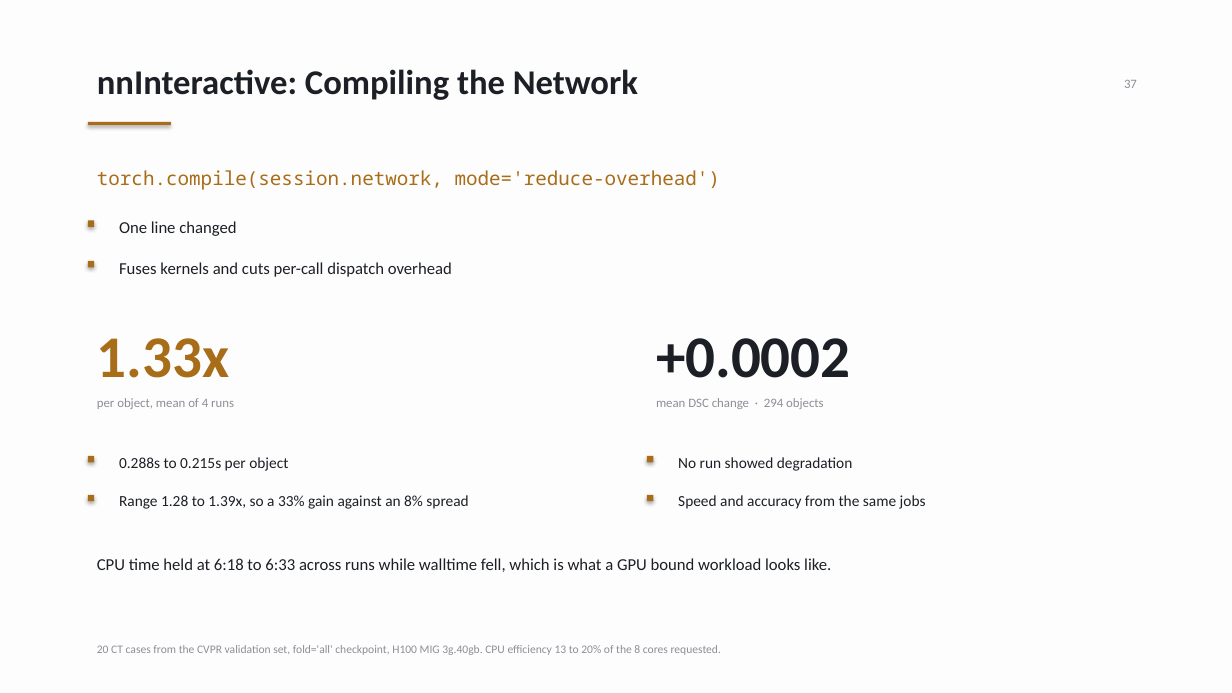
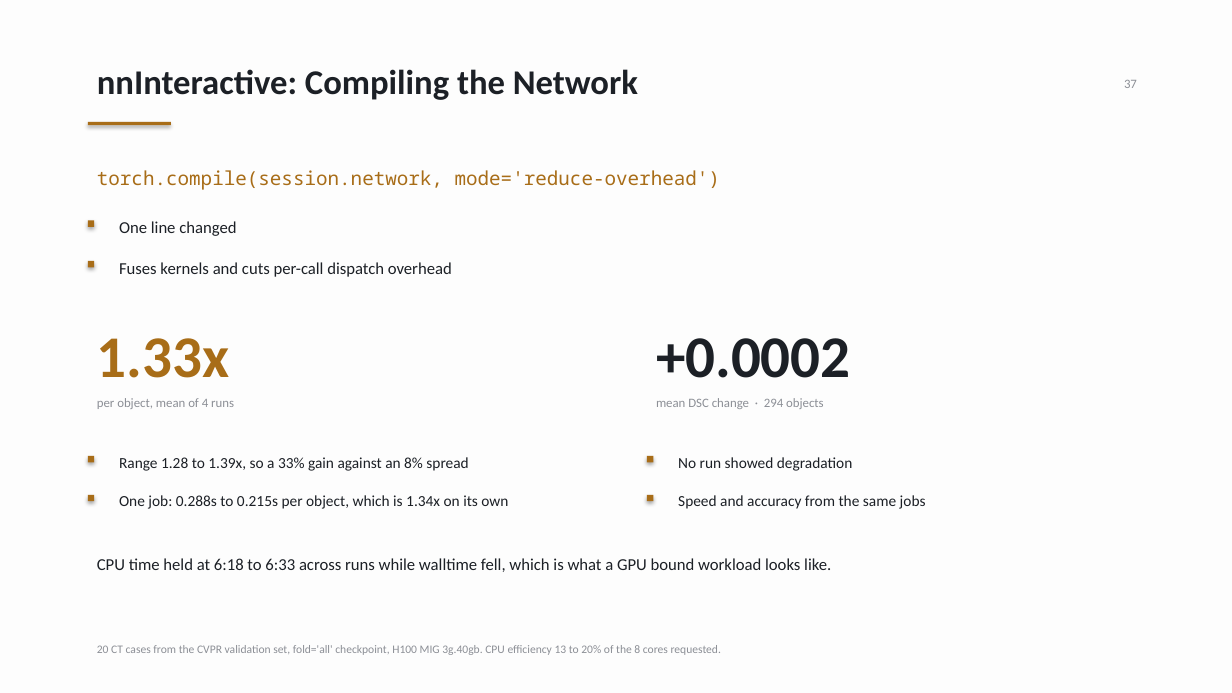
Before and after one commit to pentaexe/VoxTell-main, a slide deck: slide 37 of slides.pptx. Drawn at 1232x693 pixels with LibreOffice and Linux fonts; fonts in the diff are those of the drawing. Boxes give left, top, right and bottom in pixels: in the first picture for what was removed or moved away, otherwise in the second. Text is boxed around its words. In the diff, an @@ line names an element or a change of style, - is before the commit and + after.

```diff
--- a/slides.pptx
+++ b/slides.pptx
@@ text "Range 1.28 to 1.39x, so ..." moved from (x1=119, y1=495, x2=468, y2=509) to (x1=119, y1=457, x2=468, y2=471) @@
@@ text at (x1=119, y1=495, x2=508, y2=509): text changed @@
-0.288s to 0.215s per object
+One job: 0.288s to 0.215s per object, which is 1.34x on its own
```
Also in this commit, not shown: 1 other file.
